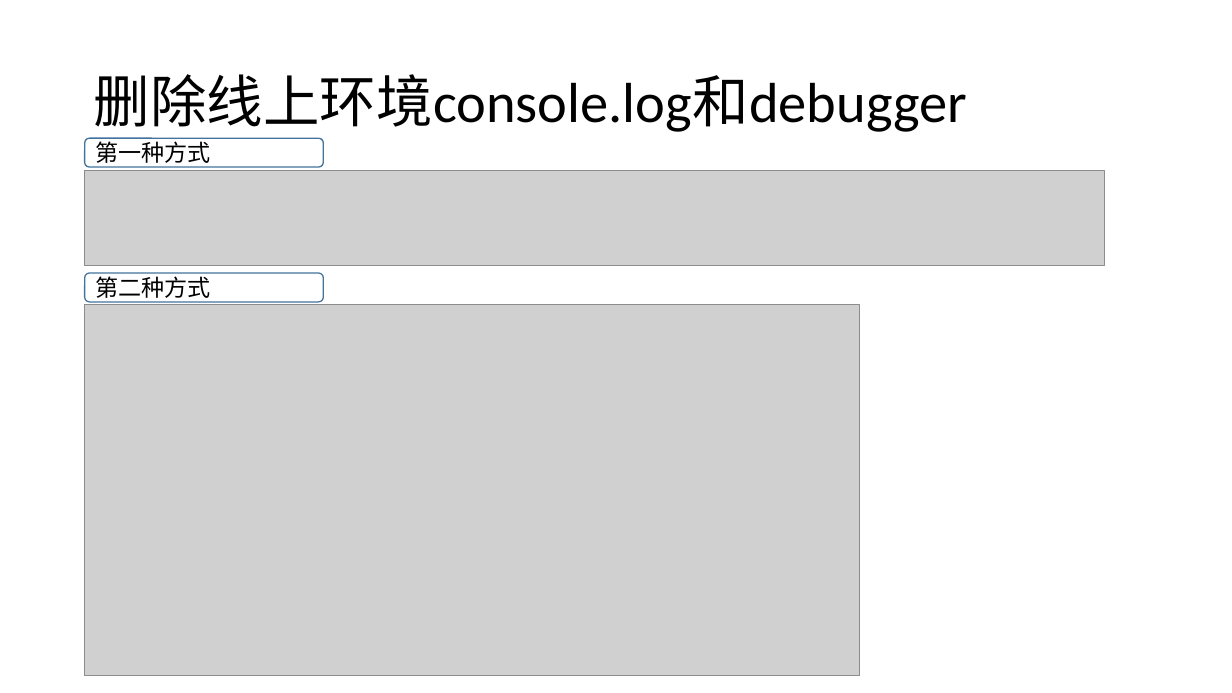
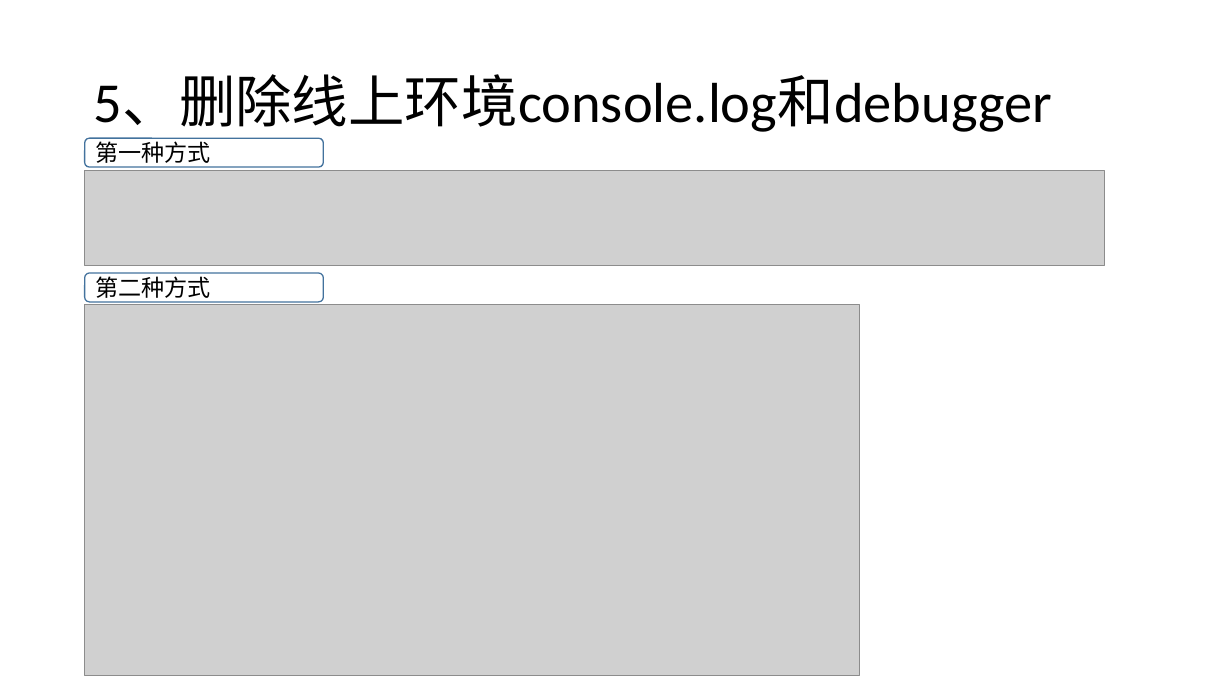
Before and after one commit to liwenxin-jam/vuecli3-starter, a slide deck: slide 12 of doc/vue-cli3.pptx. Drawn at 1232x693 pixels with LibreOffice and Linux fonts; fonts in the diff are those of the drawing; grey boxes stand for pictures. Boxes give left, top, right and bottom in pixels: in the first picture for what was removed or moved away, otherwise in the second. Text is boxed around its words. In the diff, an @@ line names an element or a change of style, - is before the commit and + after.

```diff
--- a/doc/vue-cli3.pptx
+++ b/doc/vue-cli3.pptx
@@ title at (94, 74, 1052, 132): text changed @@
-删除线上环境console.log和debugger
+5、删除线上环境console.log和debugger
```
Also in this commit, not shown: 13 other slides changed, 3 slides added, 6 other files.
